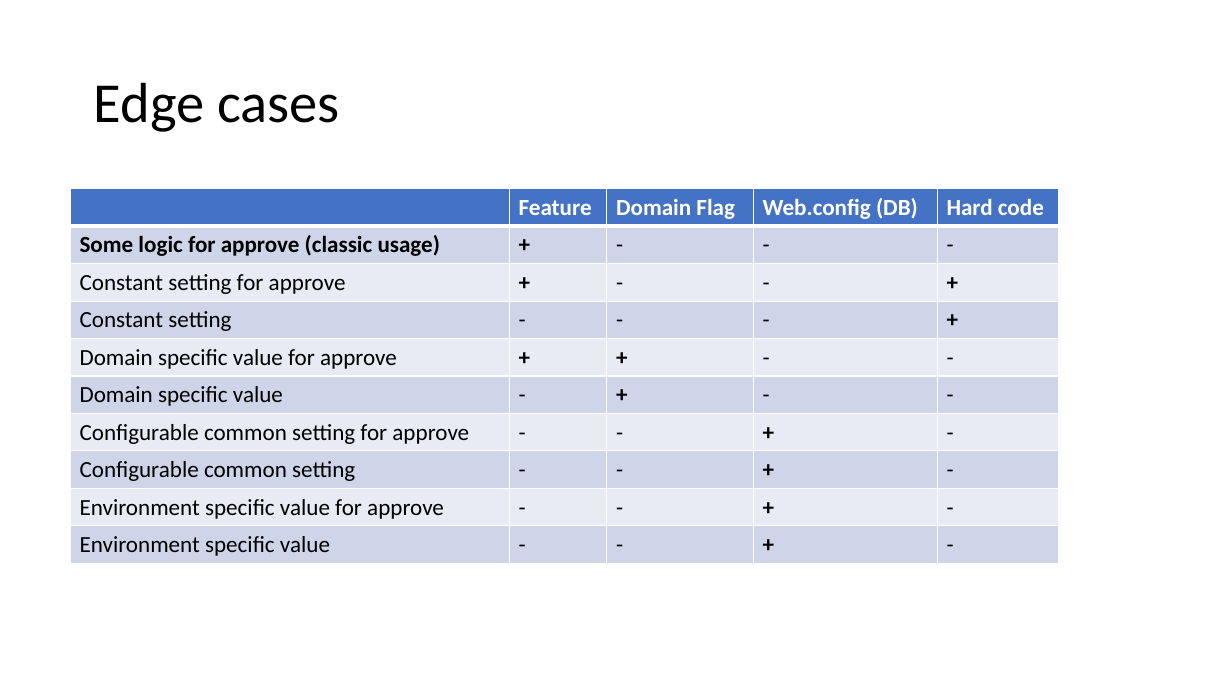
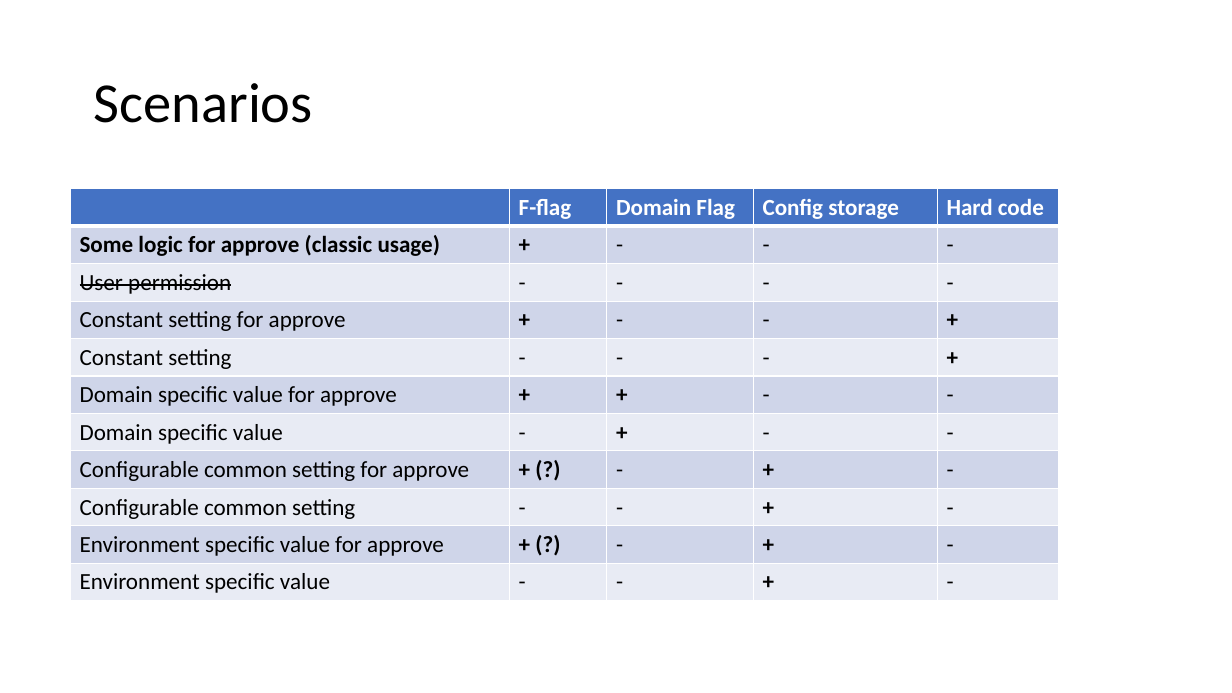
Before and after one commit to magicmanam/slides, a slide deck: slide 19 of Feature Flags.pptx (slide 17 before the commit). Drawn at 1232x693 pixels with LibreOffice and Linux fonts; fonts in the diff are those of the drawing. Boxes give left, top, right and bottom in pixels: in the first picture for what was removed or moved away, otherwise in the second. Text is boxed around its words. In the diff, an @@ line names an element or a change of style, - is before the commit and + after.

```diff
--- a/Feature Flags.pptx
+++ b/Feature Flags.pptx
@@ title at (94,83,313,123): text changed @@
-Edge cases
+Scenarios
@@ table at (70,189,1059,601) @@
-row 1, column 2: Feature
+row 1, column 2: F-flag
-row 1, column 4: Web.config (DB)
+row 1, column 4: Config storage
+row 3: User permission | - | - | - | -
-row 8, column 2: -
+row 8, column 2: + (?)
-row 10, column 2: -
+row 10, column 2: + (?)
```
Also in this commit, not shown: 6 other slides changed, 2 slides added.
